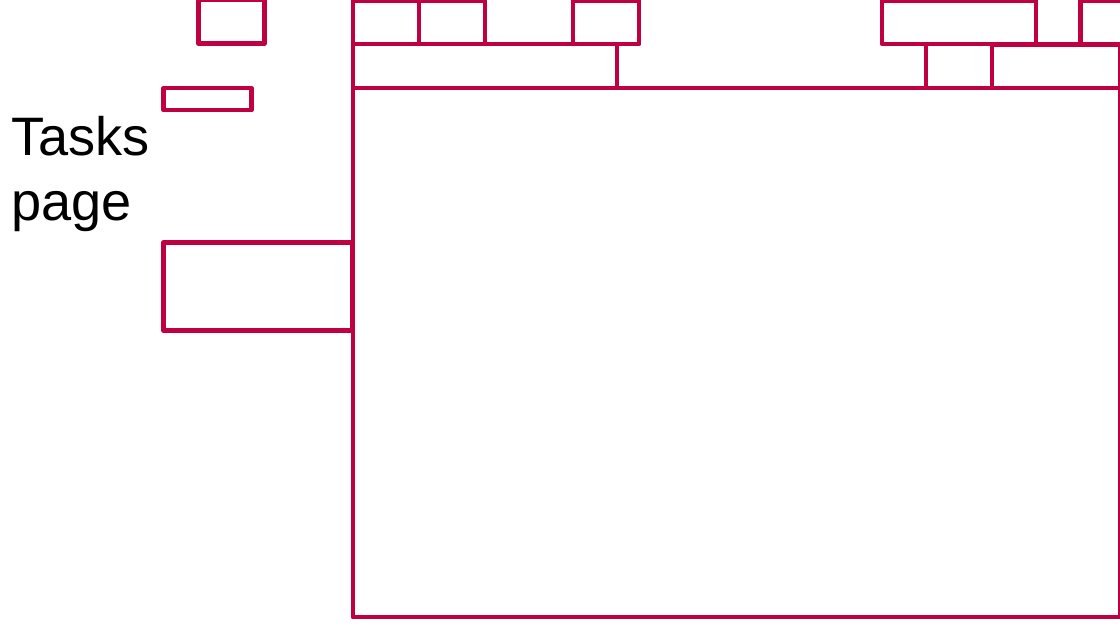
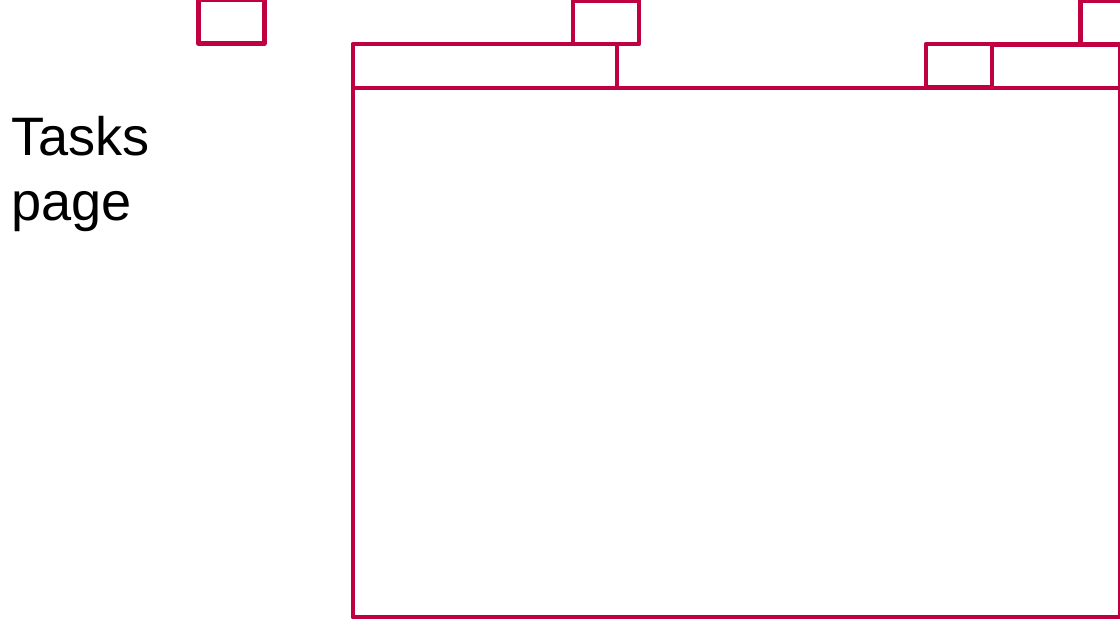
Before and after one commit to irisor/Iristaram, a slide deck: slide 5 of Documents/מצגת אפיון.pptx. Drawn at 1120x630 pixels with LibreOffice and Linux fonts; fonts in the diff are those of the drawing; background and template pictures are left out. Boxes give left, top, right and bottom in pixels: in the first picture for what was removed or moved away, otherwise in the second. Text is boxed around its words. In the diff, an @@ line names an element or a change of style, - is before the commit and + after.

```diff
--- a/Documents/מצגת אפיון.pptx
+++ b/Documents/מצגת אפיון.pptx
@@ rectangle removed at [353,0,419,44] @@
@@ rectangle removed at [419,0,485,44] @@
@@ rectangle removed at [881,0,1036,44] @@
@@ rectangle removed at [164,88,252,111] @@
@@ rectangle removed at [164,243,353,332] @@
```
Also in this commit, not shown: 7 other slides changed, 4 slides removed.
